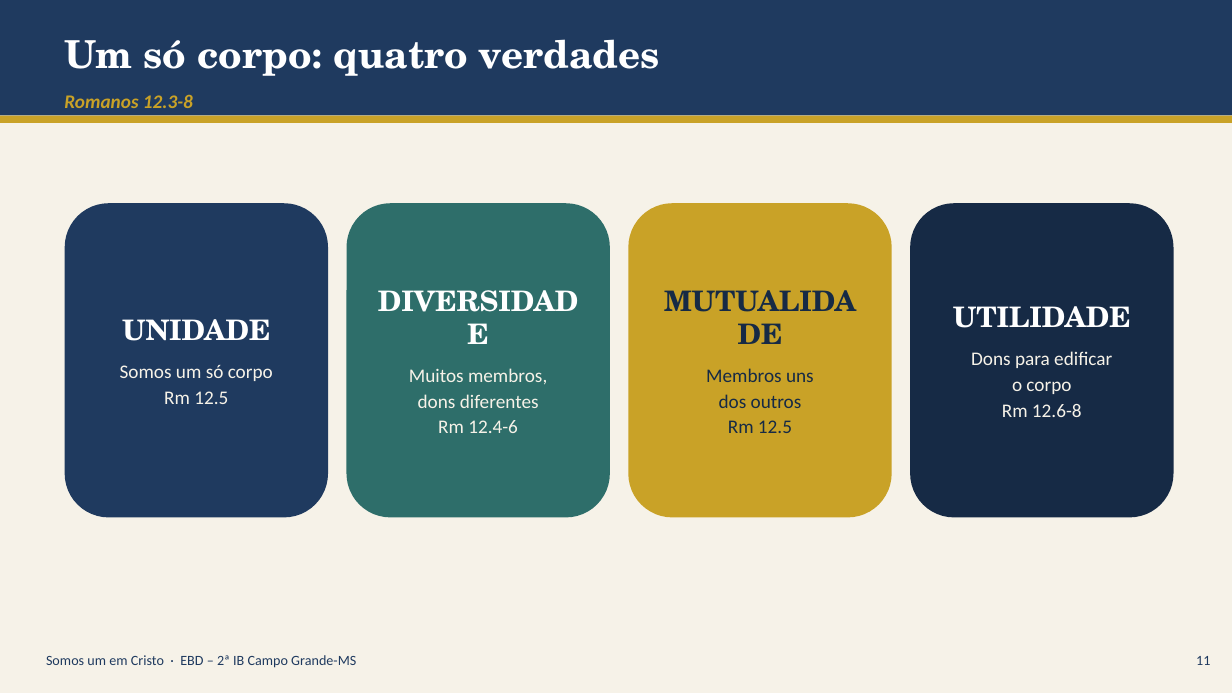
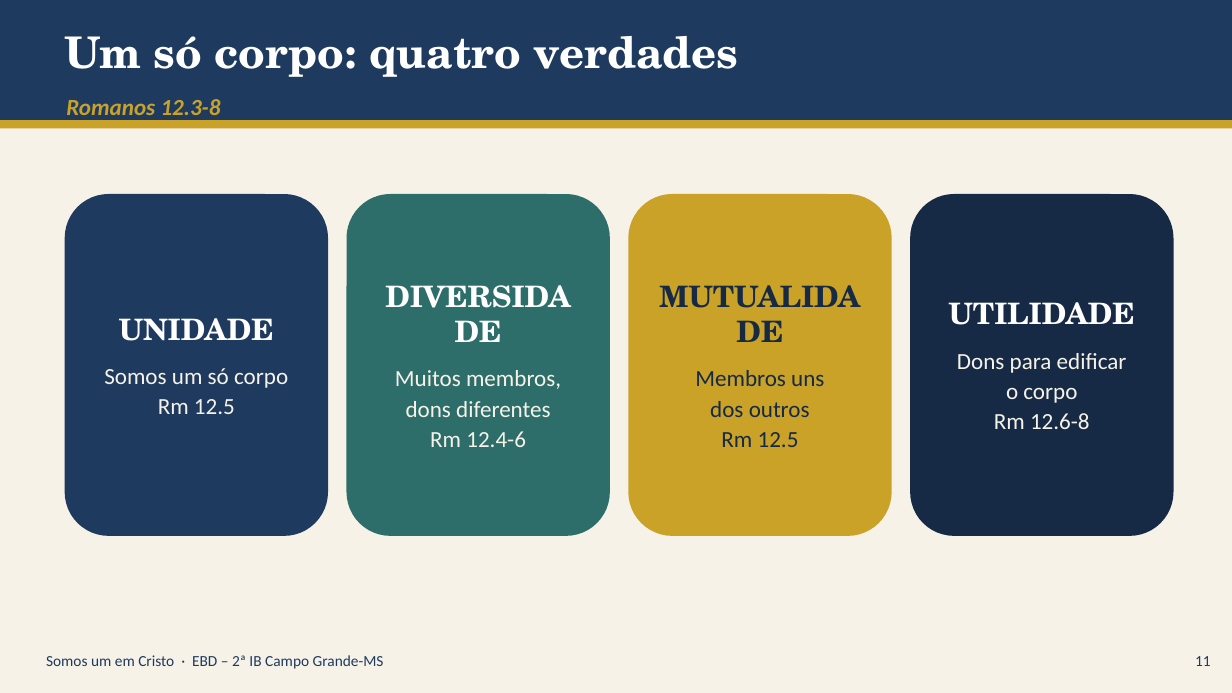
Before and after one commit to aluizio-netizen/campaign-3, a slide deck: slide 11 of aula-somos-um-em-cristo/Somos_um_em_Cristo_apresentacao.pptx. Drawn at 1232x693 pixels with LibreOffice and Linux fonts; fonts in the diff are those of the drawing. Boxes give left, top, right and bottom in pixels: in the first picture for what was removed or moved away, otherwise in the second. Text is boxed around its words. In the diff, an @@ line names an element or a change of style, - is before the commit and + after.

```diff
--- a/aula-somos-um-em-cristo/Somos_um_em_Cristo_apresentacao.pptx
+++ b/aula-somos-um-em-cristo/Somos_um_em_Cristo_apresentacao.pptx
@@ rectangle resized from (x1=0, y1=0, x2=1232, y2=116) to (x1=0, y1=0, x2=1232, y2=120) @@
@@ text "Um só corpo: quatro verdades" at (x1=64, y1=36, x2=739, y2=77): size 30 to 34 pt @@
@@ text "Romanos 12.3-8" at (x1=66, y1=99, x2=221, y2=121): size 15 to 18 pt @@
@@ rectangle moved from (x1=0, y1=116, x2=1232, y2=123) to (x1=0, y1=120, x2=1232, y2=128) @@
@@ rounded rectangle "UNIDADE" resized from (x1=65, y1=203, x2=328, y2=518) to (x1=65, y1=194, x2=328, y2=536) @@
@@ rounded rectangle "UNIDADE" at (x1=65, y1=194, x2=328, y2=536): size 22 to 23 pt in "UNIDADE"; size 15 to 18 pt in "Somos um só corpo", "Rm 12.5"; more space between paragraphs @@
@@ rounded rectangle "DIVERSIDADE" resized from (x1=347, y1=203, x2=610, y2=518) to (x1=347, y1=194, x2=610, y2=536) @@
@@ rounded rectangle "DIVERSIDADE" at (x1=347, y1=194, x2=610, y2=536): size 22 to 23 pt in "DIVERSIDADE"; size 15 to 18 pt in "Muitos membros,", "dons diferentes", "Rm 12.4-6"; more space between paragraphs @@
@@ rounded rectangle "MUTUALIDADE" resized from (x1=628, y1=203, x2=892, y2=518) to (x1=628, y1=194, x2=892, y2=536) @@
@@ rounded rectangle "MUTUALIDADE" at (x1=628, y1=194, x2=892, y2=536): size 22 to 23 pt in "MUTUALIDADE"; size 15 to 18 pt in "Membros uns", "dos outros", "Rm 12.5"; more space between paragraphs @@
@@ rounded rectangle "UTILIDADE" resized from (x1=910, y1=203, x2=1174, y2=518) to (x1=910, y1=194, x2=1174, y2=536) @@
@@ rounded rectangle "UTILIDADE" at (x1=910, y1=194, x2=1174, y2=536): size 22 to 23 pt in "UTILIDADE"; size 15 to 18 pt in "Dons para edificar", "o corpo", "Rm 12.6-8"; more space between paragraphs @@
@@ text "Somos um em Cristo · ..." at (x1=46, y1=655, x2=384, y2=669): size 11 to 12 pt @@
@@ text "11" at (x1=1195, y1=656, x2=1211, y2=666): size 11 to 12 pt @@
```
Also in this commit, not shown: 21 other slides changed, 1 other file.
